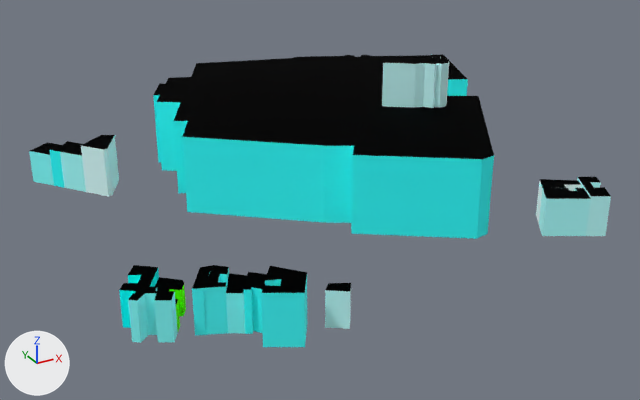
One commit to the glTF model web/public/assets/cities/paris/tiles/6_-5.far.glb: the scene before it, then after it.
Rendered twice from a 50 mm camera at (1436.0, -1580.0, 217.0) aimed at (1675.0, -1145.0, -1.0). Arrows for +X, +Y and +Z are at lower left; the lights stay in place. The older version comes first. Where no turn or scale is listed for an object, it has been applied to the vertices. Vertices at exactly the same position are counted once.

Objects in the first picture: '6_-5_far'.
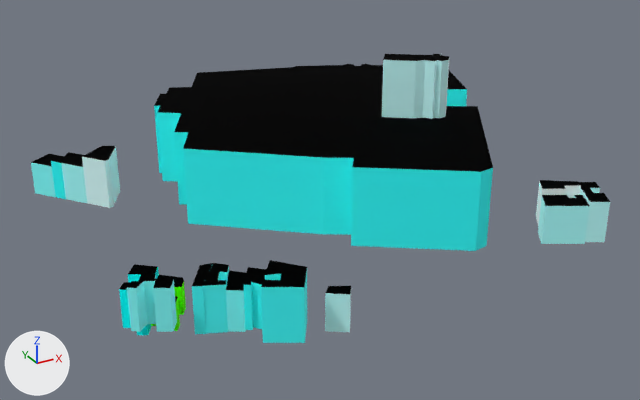
Pixel boxes (x1, y1, x2, y2) of what changed, in the pictures (640 x 400 px; the box of a moved part takes in the faces that stretch with it):
'6_-5_far', reshaped, moved: before (29, 54, 611, 347); after (31, 54, 610, 343)
part 1 of me_6__5_far, moved or reshaped: before (325, 283, 351, 329); after (325, 286, 351, 332)
part 2 of me_6__5_far, moved or reshaped: before (192, 265, 213, 335); after (192, 263, 213, 334)
part 3 of me_6__5_far, moved or reshaped: before (382, 57, 449, 108); after (382, 54, 449, 119)
part 4 of me_6__5_far, moved or reshaped: before (153, 54, 494, 239); after (154, 64, 493, 251)
part 5 of me_6__5_far, rebuilt (40% narrower, 9% shorter): before (119, 265, 186, 343); after (119, 264, 159, 335)
part 6 of me_6__5_far, moved or reshaped: before (29, 135, 611, 347); after (31, 146, 610, 343)

What the commit changed:
me_6__5_far is used by ob_6__5_far; location (1681.5, -1131.0, 37.5).
me_6__5_far had 302 vertices, 451 faces and spanned x -156.0..156.0, y -154.0..154.0, z -37.0..37.0.
me_6__5_far now has 326 vertices, 451 faces and spans x -156.0..156.0, y -154.0..154.0, z -42.0..42.0.
me_6__5_far part 1: the loose piece of 8 vertices spanning x -75.0..-61.0, y -150.0..-139.0, z -37.0..-18.0 is moved by (0.0, 0.0, 1.0).
me_6__5_far part 2: the loose piece of 8 vertices spanning x -130.0..-113.0, y -124.0..-105.0, z -37.0..-13.0 is moved by (0.0, 0.0, 4.0).
me_6__5_far part 3: the loose piece of 26 vertices spanning x 46.0..86.0, y -19.0..12.0, z -37.0..37.0 is moved by (0.0, 0.0, 5.0).
me_6__5_far part 4: the loose piece of 76 vertices spanning x -84.0..156.0, y -104.0..154.0, z -37.0..9.0 is moved by (0.0, 0.0, -4.0).
me_6__5_far part 5: the loose piece of 59 vertices spanning x -156.0..-125.0, y -122.0..-79.0, z -37.0..-16.0 is rebuilt with 20 vertices and now spans x -156.0..-134.0, y -111.0..-79.0, z -34.0..-14.0.
Part 6, on me_6__5_far:
109 vertices are removed from x -153.0..122.0, y -154.0..109.0, z -37.0..-7.0.
173 faces are deleted.
82 vertices are added at x -156.0..111.0, y -154.0..109.0, z -42.0..-29.0.
8 new vertices lie (0.0, 0.0, -25.0) away from vertices in x 98.0..122.0, y -136.0..-106.0, z -13.0.
20 new vertices lie (0.0, 0.0, 23.0) away from vertices in x -109.0..111.0, y -136.0..-95.0, z -39.0..-32.0.
12 new vertices lie (0.0, 0.0, 22.0) away from vertices in x -156.0..-136.0, y -122.0..-105.0, z -29.0.
11 new vertices lie (0.0, 0.0, 14.0) away from vertices in x -145.0..-125.0, y -116.0..-87.0, z -33.0.
10 new vertices lie (0.0, 0.0, 24.0) away from vertices in x -143.0..-112.0, y 66.0..96.0, z -42.0.
8 new vertices lie (0.0, 0.0, 28.0) away from vertices in x -107.0..-81.0, y -154.0..-124.0, z -32.0.
8 new vertices lie (0.0, 0.0, 25.0) away from vertices in x -126.0..-108.0, y -127.0..-105.0, z -34.0.
8 new vertices lie (0.0, 0.0, 21.0) away from vertices in x -153.0..-101.0, y -131.0..109.0, z -42.0..-33.0.
5 new vertices lie (0.0, 0.0, 31.0) away from vertices in x -128.0..-105.0, y 52.0..79.0, z -42.0.
180 new faces join them, mat_facade.
58 new faces join them, mat_roof.
Other edits to the shape of me_6__5_far do not show in these pictures.
Object '6_-5_far' (ob_6__5_far) moves from (1681.5, -1131.0, 37.5) to (1681.5, -1131.0, 34.3).
